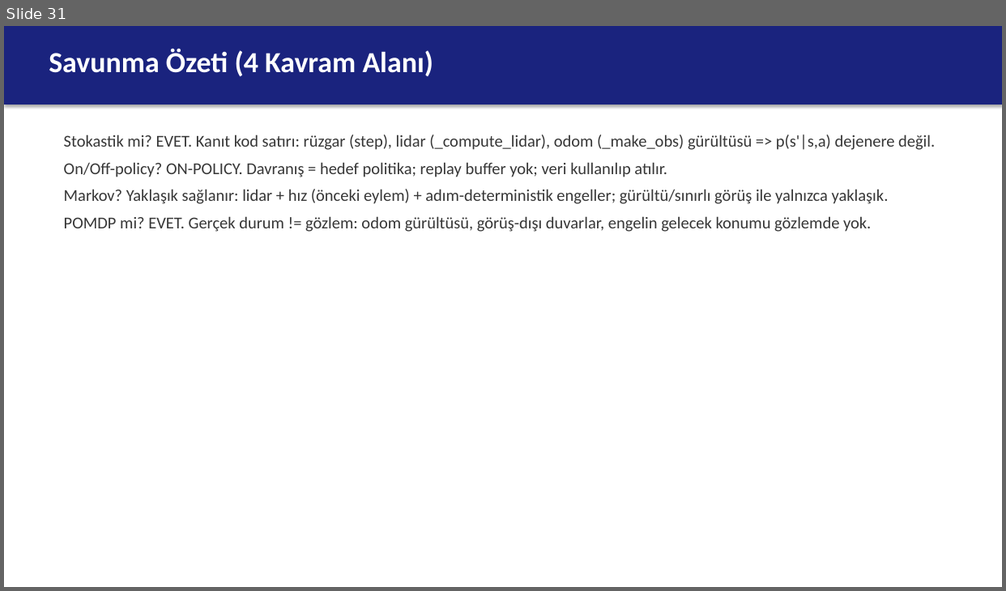
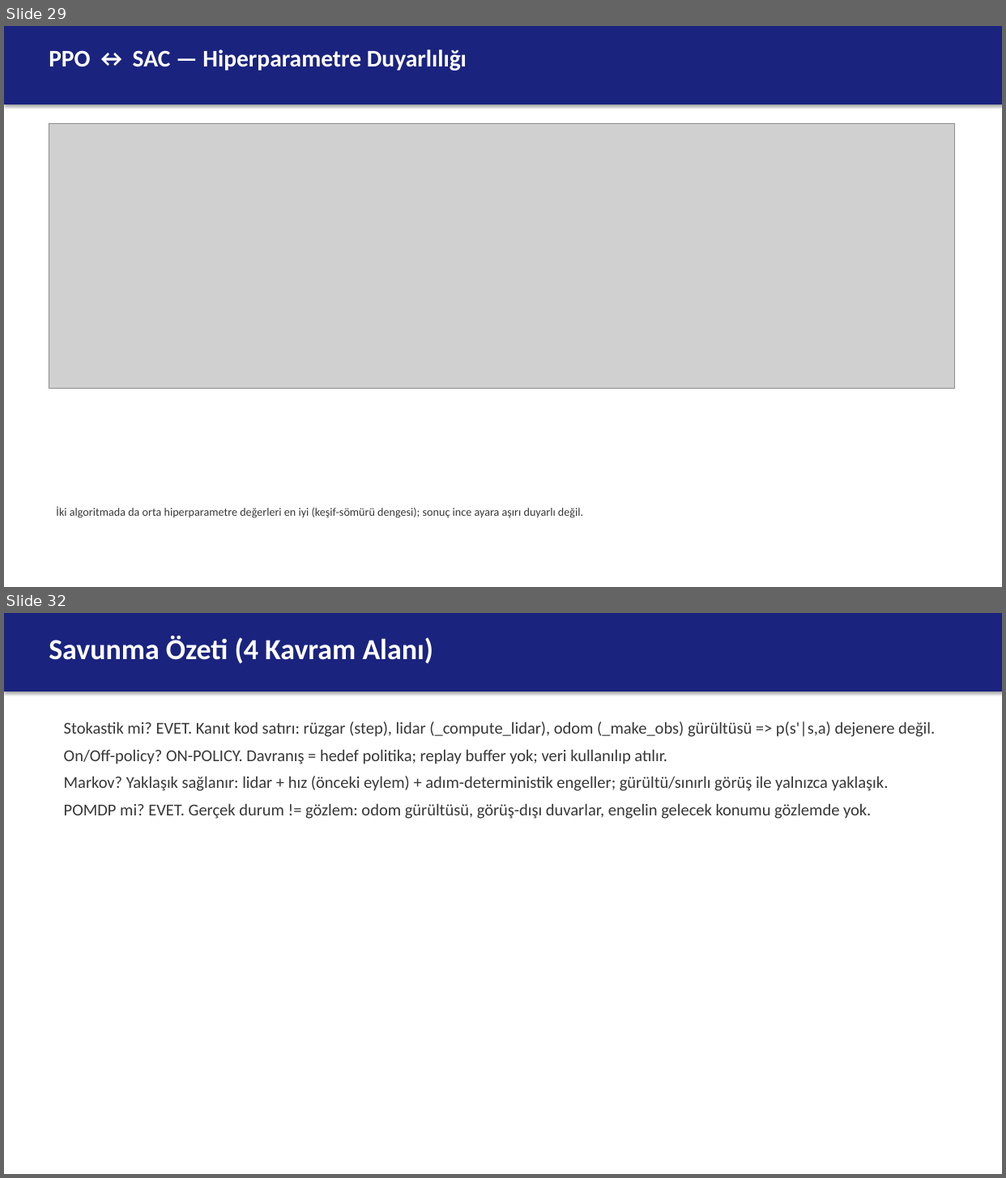
Before and after one commit to berkeryigit/rl_drone_pathfinding, a slide deck: deliverables/sunum/220202046_sunum.pptx. Shown one above the other, each under a label of ours: slide 31 before the commit, slides 29 and 32 after it; the slides between them are not shown. The pictures are 1006x591 and 1006x1178 pixels, drawn with LibreOffice and Linux fonts; fonts in the diff are those of the drawing; grey boxes stand for pictures. Boxes give left, top, right and bottom in pixels: in the first picture for what was removed or moved away, otherwise in the second. Text is boxed around its words. In the diff, an @@ line names an element or a change of style, - is before the commit and + after.

```diff
--- a/deliverables/sunum/220202046_sunum.pptx
+++ b/deliverables/sunum/220202046_sunum.pptx
@@ slide 29 added at <box>4,26,1002,587</box>, background #FFFFFF @@
@@ rectangle added at <box>4,26,1002,105</box>, fill #1A237E @@
@@ text added at <box>49,49,467,71</box>, 23 pt, text #FFFFFF, bold @@
+PPO ↔ SAC — Hiperparametre Duyarlılığı
@@ picture added at <box>49,123,955,388</box> @@
@@ text added at <box>56,506,583,518</box>, 11 pt, text #373737 @@
+İki algoritmada da orta hiperparametre değerleri en iyi (keşif-sömürü dengesi); sonuç ince ayara aşırı duyarlı değil.
@@ what was slide 31 is now slide 32 @@
```
Also in this commit, not shown: 2 slides changed, 5 other slides added, 5 slides removed, 37 other files.
